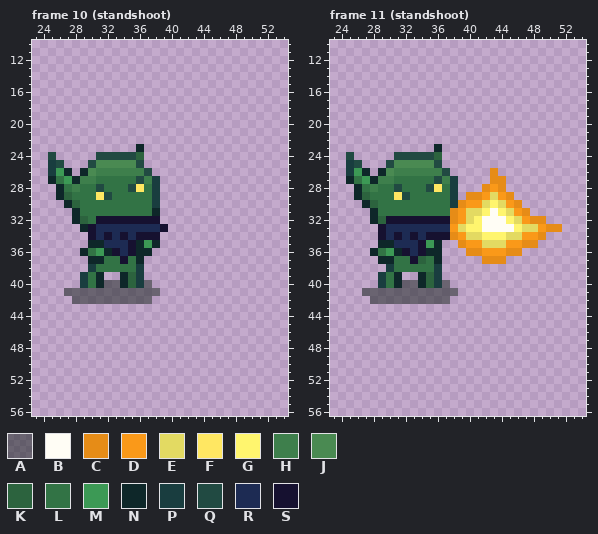
One commit to this pixel-art file: assets/art/player/goblin.aseprite. Above, as it was before the edit.
64x64 pixels, 29 frames. Shown: frame 10 (standshoot): x 23..54, y 10..56; frame 11 (standshoot): x 23..54, y 10..56. The commit also changed other frames, which this record leaves out.
Visible layers, top first: "weapon", "detail", "head", "farm", "body", "barm".
Palette (. is transparent): A #0d1c127d  B #fffdf5  C #e68c17  D #fa9919  E #e3da62  F #ffe762  G #fff56e  H #3e7f4c  J #4a8a52  K #2c633e  L #327345  M #3c9955  N #0e2729  P #193d3f  Q #214a42  R #1d2b53  S #161130
Pixels before, frame 10 (standshoot), first column x 25:
23 ...........N...
24 Q.....QQQQQK...
25 PQ...QJJJJJQ...
26 PMN.NJHHHHHHQ..
27 NLMNHHLLLLLQHP.
28 .NLHLLQLLLQFLP.
29 .NKLLLFQLLLLLP.
30 ..NKLLLLLLLLLP.
31 ...NLLLLLLLLLN.
32 ...NKLSSSSSSSS.
33 ....NSRRRRRRRRS
34 .....SRSRSRSSS.
35 .....NNRRRSNMN.
36 ....NLMNSRSNN..
37 .....NNLLSLN...
38 .....PLLLLLP...
39 ....PLN..NKP...
40 ....PLNAANKPA..
41 ..AAAAAAAAAAAA.
42 ...AAAAAAAAAA..
Pixels before, frame 11 (standshoot), first column x 25:
23 ...........N...............
24 Q.....QQQQQK...............
25 PQ...QJJJJJQ...............
26 PMN.NJHHHHHHQ.....C........
27 NLMNHHLLLLLQHP....CC.......
28 .NLHLLQLLLQFLP...CDC.......
29 .NKLLLFQLLLLLP.CCDEDC......
30 ..NKLLLLLLLLLPCDDEGEDC.....
31 ...NLLLLLLLLLCDEEGBGEDC....
32 ...NKSSSSSSSSCDEGBBBGEDCC..
33 ....SRRRRRRRRDEGGBBBBGEEDCC
34 ....SRSRSRSSSCDEEGGGEEDDC..
35 ....NNRRRSMN..CDDEEEDDCC...
36 ...NLMNSRSNN...CCDDDCC.....
37 ....NNLLSKLN.....CCC.......
38 .....PLLLLLP...............
39 ....PLN..NKP...............
40 ....PLNAANKPA..............
41 ..AAAAAAAAAAAA.............
42 ...AAAAAAAAAA..............
After:
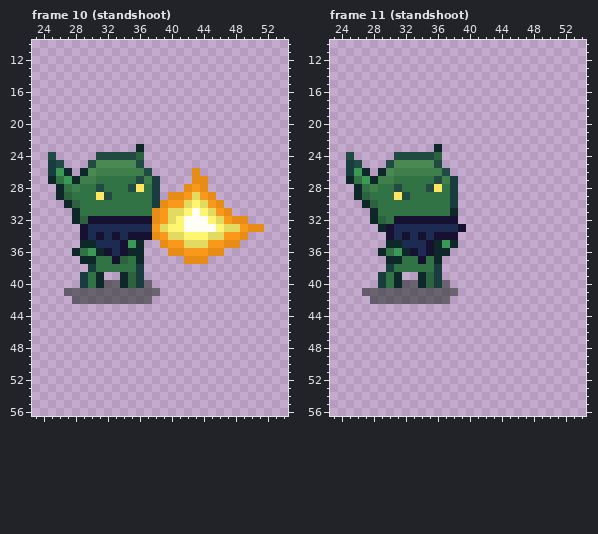
What changed:
Frame 10 (standshoot), layers "weapon", "barm":
y 26: x 43 . -> C
y 27: x 43..44 .. -> CC
y 28: x 42..44 ... -> CDC
y 29: x 40..45 ...... -> CCDEDC
y 30: x 39..46 ........ -> CDDEGEDC
y 31: x 38..47 N......... -> CDEEGBGEDC
y 32: x 30 L -> S; x 38..49 S........... -> CDEGBBBGEDCC
y 33: x 29..30 NS -> SR; x 38..51 RS............ -> DEGGBBBBGEEDCC
y 34: x 29..35 .SRSRSR -> SRSRSRS; x 38..49 S........... -> CDEEGGGEEDDC
y 35: x 29 . -> N; x 31 N -> R; x 34..35 RS -> SM; x 37..48 MN.......... -> ..CDDEEEDDCC
y 36: x 28..35 .NLMNSRS -> NLMNSRSN; x 37 N -> .; x 40..46 ....... -> CCDDDCC
y 37: x 29 . -> N; x 31 N -> L; x 33..34 LS -> SK; x 42..44 ... -> CCC
Frame 11 (standshoot), layers "weapon", "barm":
y 26: x 43 C -> .
y 27: x 43..44 CC -> ..
y 28: x 42..44 CDC -> ...
y 29: x 40..45 CCDEDC -> ......
y 30: x 39..46 CDDEGEDC -> ........
y 31: x 38..47 CDEEGBGEDC -> N.........
y 32: x 30 S -> L; x 38..49 CDEGBBBGEDCC -> S...........
y 33: x 29..30 SR -> NS; x 38..51 DEGGBBBBGEEDCC -> RS............
y 34: x 29..35 SRSRSRS -> .SRSRSR; x 38..49 CDEEGGGEEDDC -> S...........
y 35: x 29 N -> .; x 31 R -> N; x 34..35 SM -> RS; x 37..48 ..CDDEEEDDCC -> MN..........
y 36: x 28..35 NLMNSRSN -> .NLMNSRS; x 37 . -> N; x 40..46 CCDDDCC -> .......
y 37: x 29 N -> .; x 31 L -> N; x 33..34 SK -> LS; x 42..44 CCC -> ...
Where, in picture pixels (left, top, right, bottom), the same in both pictures:
changed: (72, 168, 264, 264)
changed: (370, 168, 562, 264)
